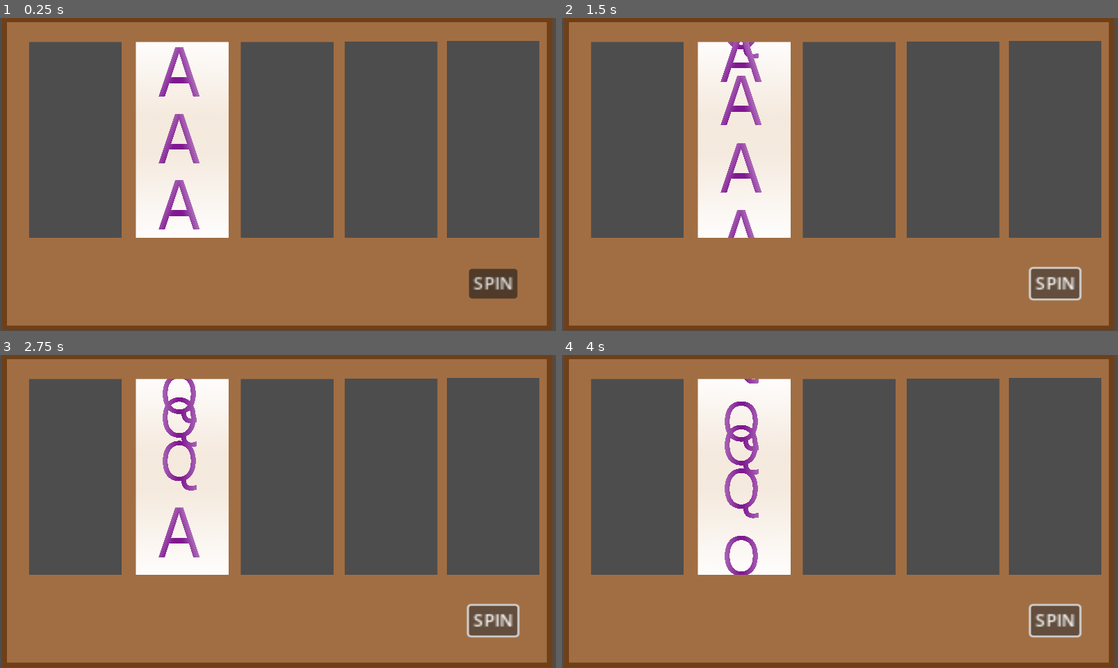
Above: before the commit, frames 1-4 (two rows, left to right).
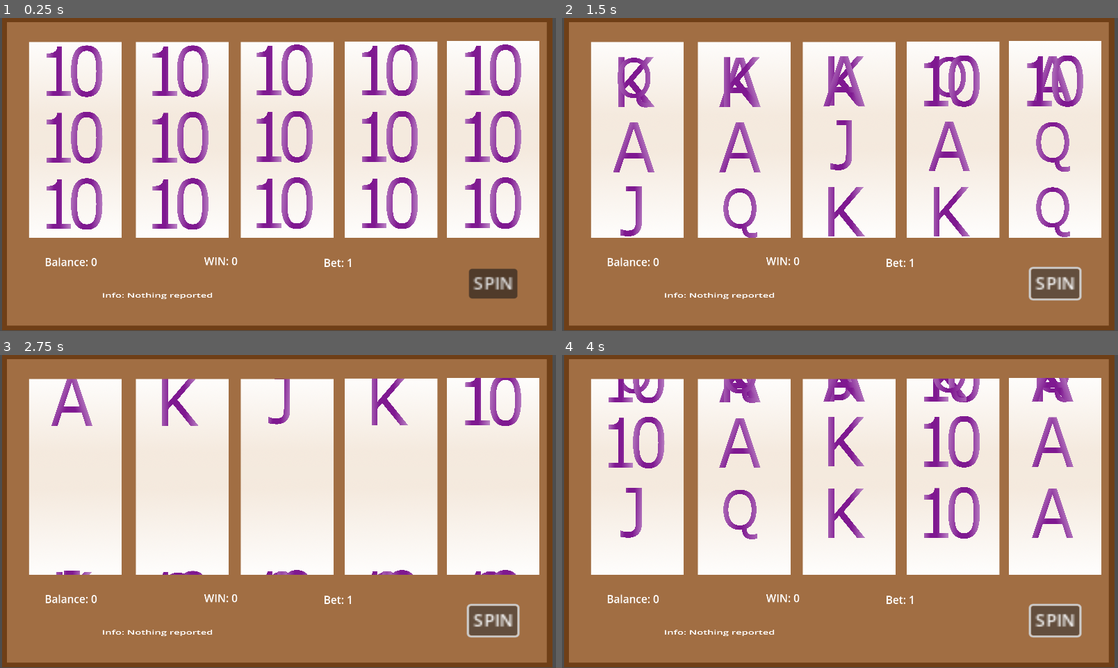
Above: after the commit, the same moments.

Repository: T33py/MonteCarlo
Game: Godot game, scene res://SlotMachineThings/SlotMachine.tscn
Two runs of this game, one before a commit and one after it. Both use one fixed random seed, a clock stepped at 60 frames per second and the inputs below.
Inputs:
- Up to frame 1 (0.25 s): no input
- Up to frame 2 (1.5 s): click "SPIN" at 0.5 s; click "SPIN" at 1.25 s
- Up to frame 3 (2.75 s): click "SPIN" at 2 s
- Up to frame 4 (4 s): no input

The runs differ from the first frame. In frame 1, 45% of the frame differs, in the area x 5-97%, y 7-90%; in frame 2, 45%; in frame 3, 44%; in frame 4, 44%.

Commit message:
It spins correctly, and it has part of its text

Diff:
--- a/BeatingTheHouse/SlotMachineThings/SlotMachine.gd
+++ b/BeatingTheHouse/SlotMachineThings/SlotMachine.gd
@@ -3,9 +3,16 @@
 var wheels = []
 var positions = []
 
+var playing = false
+var games_played = 0
+
 # Called when the node enters the scene tree for the first time.
 func _ready():
 	wheels.append(get_node("Wheel1"))
+	wheels.append(get_node("Wheel2"))
+	wheels.append(get_node("Wheel3"))
+	wheels.append(get_node("Wheel4"))
+	wheels.append(get_node("Wheel5"))
 #	tiles.append(get_node("Tile1"))
 #	tiles.append(get_node("Tile2"))
 #	tiles.append(get_node("Tile3"))
@@ -15,12 +22,40 @@
 	pass # Replace with function body.
 
 func play():
-#	print("Play")
+	games_played += 1
+	print("Game" + str(games_played))
 	for w in wheels:
 		w.spin()
+
+	playing = true
 	pass
 
 
 # Called every frame. 'delta' is the elapsed time since the previous frame.
 func _process(delta):
+
+	if playing:
+		var finished = true
+		for wheel in wheels:
+			if wheel.spinning:
+				finished = false
+
+		if finished:
+			playing = false
+			var state = []
+			for wheel in wheels:
+				state.append(wheel.get_result())
+			display_win(determine_win(state))
+
 	pass
+
+func determine_win(endstate):
+	print(endstate)
+	if endstate[0][1] == endstate[1][1]:
+		return 1
+
+	return 0
+
+func display_win(value):
+	get_node("WinDisplayText").set_text("WON: " + str(value))
+	pass
--- a/BeatingTheHouse/SlotMachineThings/SlotMachine.tscn
+++ b/BeatingTheHouse/SlotMachineThings/SlotMachine.tscn
@@ -1,11 +1,14 @@
-[gd_scene load_steps=10 format=3 uid="uid://ds80m7y6wjiei"]
-
-[ext_resource type="Texture2D" uid="uid://dem6su4ulpekt" path="res://SlotMachineThings/Ace.png" id="1_5wgof"]
+[gd_scene load_steps=14 format=3 uid="uid://b5hgw63uip2cg"]
+
 [ext_resource type="Texture2D" uid="uid://66oqs34wykp4" path="res://SlotMachineThings/SMBG.png" id="1_cyoxh"]
 [ext_resource type="Script" path="res://SlotMachineThings/Wheel.gd" id="1_pngbk"]
 [ext_resource type="Script" path="res://SlotMachineThings/SlotMachine.gd" id="1_qqvce"]
-[ext_resource type="Texture2D" uid="uid://cvqe6bl0n0t5i" path="res://SlotMachineThings/Qeen.png" id="2_m6lej"]
 [ext_resource type="Script" path="res://SlotMachineThings/Tile.gd" id="3_8h6d0"]
+[ext_resource type="Texture2D" uid="uid://dem6su4ulpekt" path="res://SlotMachineThings/Art/Ace.png" id="3_dipqw"]
+[ext_resource type="Texture2D" uid="uid://cn3qmvsok86n4" path="res://SlotMachineThings/Art/10.png" id="3_ksfaa"]
+[ext_resource type="Texture2D" uid="uid://cvqe6bl0n0t5i" path="res://SlotMachineThings/Art/Qeen.png" id="4_56u4c"]
+[ext_resource type="Texture2D" uid="uid://ckvfdjjurqujx" path="res://SlotMachineThings/Art/Jack.png" id="4_be2cg"]
+[ext_resource type="Texture2D" uid="uid://b7uaiq1wha2e2" path="res://SlotMachineThings/Art/King.png" id="6_lt8u1"]
 [ext_resource type="Script" path="res://SlotMachineThings/SpinButton.gd" id="7_yt4c8"]
 [ext_resource type="Texture2D" uid="uid://bd0o6krij426l" path="res://SlotMachineThings/Art/Tilebg.png" id="8_mang3"]
 
@@ -13,16 +16,28 @@
 animations = [{
 "frames": [{
 "duration": 1.0,
-"texture": ExtResource("1_5wgof")
+"texture": ExtResource("3_ksfaa")
 }, {
 "duration": 1.0,
-"texture": ExtResource("2_m6lej")
+"texture": ExtResource("4_be2cg")
+}, {
+"duration": 1.0,
+"texture": ExtResource("4_56u4c")
+}, {
+"duration": 1.0,
+"texture": ExtResource("6_lt8u1")
+}, {
+"duration": 1.0,
+"texture": ExtResource("3_dipqw")
 }],
 "loop": false,
 "name": &"default",
 "speed": 2.0
 }]
 
+[sub_resource type="LabelSettings" id="LabelSettings_2soyh"]
+font_size = 50
+
 [node name="SlotMachine" type="Node2D"]
 position = Vector2(260, 146)
 scale = Vector2(0.66, 0.66)
@@ -30,9 +45,15 @@
 
 [node name="Wheel1" type="Node2D" parent="."]
 z_index = -1
-position = Vector2(-9, -216)
-scale = Vector2(1.64819, 1.6528)
-script = ExtResource("1_pngbk")
+position = Vector2(-383.333, -218.182)
+scale = Vector2(1.64819, 1.6528)
+script = ExtResource("1_pngbk")
+
+[node name="Tilebg" type="Sprite2D" parent="Wheel1"]
+z_index = -2
+position = Vector2(153.465, 245.277)
+scale = Vector2(0.118741, 0.415918)
+texture = ExtResource("8_mang3")
 
 [node name="Tile0" type="AnimatedSprite2D" parent="Wheel1"]
 position = Vector2(154, -30)
@@ -59,6 +80,174 @@
 script = ExtResource("3_8h6d0")
 
 [node name="Tile4" type="AnimatedSprite2D" parent="Wheel1"]
+position = Vector2(154, 530)
+scale = Vector2(0.123344, 0.133776)
+sprite_frames = SubResource("SpriteFrames_aat5b")
+script = ExtResource("3_8h6d0")
+
+[node name="Wheel2" type="Node2D" parent="."]
+z_index = -1
+position = Vector2(-13.6364, -218.182)
+scale = Vector2(1.64819, 1.6528)
+script = ExtResource("1_pngbk")
+
+[node name="Tilebg" type="Sprite2D" parent="Wheel2"]
+z_index = -2
+position = Vector2(153.465, 245.277)
+scale = Vector2(0.118741, 0.415918)
+texture = ExtResource("8_mang3")
+
+[node name="Tile0" type="AnimatedSprite2D" parent="Wheel2"]
+position = Vector2(154, -30)
+scale = Vector2(0.123344, 0.133776)
+sprite_frames = SubResource("SpriteFrames_aat5b")
+script = ExtResource("3_8h6d0")
+
+[node name="Tile1" type="AnimatedSprite2D" parent="Wheel2"]
+position = Vector2(154, 110)
+scale = Vector2(0.123344, 0.133776)
+sprite_frames = SubResource("SpriteFrames_aat5b")
+script = ExtResource("3_8h6d0")
+
+[node name="Tile2" type="AnimatedSprite2D" parent="Wheel2"]
+position = Vector2(154, 250)
+scale = Vector2(0.123344, 0.133776)
+sprite_frames = SubResource("SpriteFrames_aat5b")
+script = ExtResource("3_8h6d0")
+
+[node name="Tile3" type="AnimatedSprite2D" parent="Wheel2"]
+position = Vector2(154, 390)
+scale = Vector2(0.123344, 0.133776)
+sprite_frames = SubResource("SpriteFrames_aat5b")
+script = ExtResource("3_8h6d0")
+
+[node name="Tile4" type="AnimatedSprite2D" parent="Wheel2"]
+position = Vector2(154, 530)
+scale = Vector2(0.123344, 0.133776)
+sprite_frames = SubResource("SpriteFrames_aat5b")
+script = ExtResource("3_8h6d0")
+
+[node name="Wheel3" type="Node2D" parent="."]
+z_index = -1
+position = Vector2(350, -221.212)
+scale = Vector2(1.64819, 1.6528)
+script = ExtResource("1_pngbk")
+
+[node name="Tilebg" type="Sprite2D" parent="Wheel3"]
+z_index = -2
+position = Vector2(153.465, 245.277)
+scale = Vector2(0.118741, 0.415918)
+texture = ExtResource("8_mang3")
+
+[node name="Tile0" type="AnimatedSprite2D" parent="Wheel3"]
+position = Vector2(154, -30)
+scale = Vector2(0.123344, 0.133776)
+sprite_frames = SubResource("SpriteFrames_aat5b")
+script = ExtResource("3_8h6d0")
+
+[node name="Tile1" type="AnimatedSprite2D" parent="Wheel3"]
+position = Vector2(154, 110)
+scale = Vector2(0.123344, 0.133776)
+sprite_frames = SubResource("SpriteFrames_aat5b")
+script = ExtResource("3_8h6d0")
+
+[node name="Tile2" type="AnimatedSprite2D" parent="Wheel3"]
+position = Vector2(154, 250)
+scale = Vector2(0.123344, 0.133776)
+sprite_frames = SubResource("SpriteFrames_aat5b")
+script = ExtResource("3_8h6d0")
+
+[node name="Tile3" type="AnimatedSprite2D" parent="Wheel3"]
+position = Vector2(154, 390)
+scale = Vector2(0.123344, 0.133776)
+sprite_frames = SubResource("SpriteFrames_aat5b")
+script = ExtResource("3_8h6d0")
+
+[node name="Tile4" type="AnimatedSprite2D" parent="Wheel3"]
+position = Vector2(154, 530)
+scale = Vector2(0.123344, 0.133776)
+sprite_frames = SubResource("SpriteFrames_aat5b")
+script = ExtResource("3_8h6d0")
+
+[node name="Wheel4" type="Node2D" parent="."]
+z_index = -1
+position = Vector2(716.667, -221.212)
+scale = Vector2(1.64819, 1.6528)
+script = ExtResource("1_pngbk")
+
+[node name="Tilebg" type="Sprite2D" parent="Wheel4"]
+z_index = -2
+position = Vector2(153.465, 245.277)
+scale = Vector2(0.118741, 0.415918)
+texture = ExtResource("8_mang3")
+
+[node name="Tile0" type="AnimatedSprite2D" parent="Wheel4"]
+position = Vector2(154, -30)
+scale = Vector2(0.123344, 0.133776)
+sprite_frames = SubResource("SpriteFrames_aat5b")
+script = ExtResource("3_8h6d0")
+
+[node name="Tile1" type="AnimatedSprite2D" parent="Wheel4"]
+position = Vector2(154, 110)
+scale = Vector2(0.123344, 0.133776)
+sprite_frames = SubResource("SpriteFrames_aat5b")
+script = ExtResource("3_8h6d0")
+
+[node name="Tile2" type="AnimatedSprite2D" parent="Wheel4"]
+position = Vector2(154, 250)
+scale = Vector2(0.123344, 0.133776)
+sprite_frames = SubResource("SpriteFrames_aat5b")
+script = ExtResource("3_8h6d0")
+
+[node name="Tile3" type="AnimatedSprite2D" parent="Wheel4"]
+position = Vector2(154, 390)
+scale = Vector2(0.123344, 0.133776)
+sprite_frames = SubResource("SpriteFrames_aat5b")
+script = ExtResource("3_8h6d0")
+
+[node name="Tile4" type="AnimatedSprite2D" parent="Wheel4"]
+position = Vector2(154, 530)
+scale = Vector2(0.123344, 0.133776)
+sprite_frames = SubResource("SpriteFrames_aat5b")
+script = ExtResource("3_8h6d0")
+
+[node name="Wheel5" type="Node2D" parent="."]
+z_index = -1
+position = Vector2(1077.27, -221.212)
+scale = Vector2(1.64819, 1.6528)
+script = ExtResource("1_pngbk")
+
+[node name="Tilebg" type="Sprite2D" parent="Wheel5"]
+z_index = -2
+position = Vector2(153.465, 245.277)
+scale = Vector2(0.118741, 0.415918)
+texture = ExtResource("8_mang3")
+
+[node name="Tile0" type="AnimatedSprite2D" parent="Wheel5"]
+position = Vector2(154, -30)
+scale = Vector2(0.123344, 0.133776)
+sprite_frames = SubResource("SpriteFrames_aat5b")
+script = ExtResource("3_8h6d0")
+
+[node name="Tile1" type="AnimatedSprite2D" parent="Wheel5"]
+position = Vector2(154, 110)
+scale = Vector2(0.123344, 0.133776)
+sprite_frames = SubResource("SpriteFrames_aat5b")
+script = ExtResource("3_8h6d0")
+
+[node name="Tile2" type="AnimatedSprite2D" parent="Wheel5"]
+position = Vector2(154, 250)
+scale = Vector2(0.123344, 0.133776)
+sprite_frames = SubResource("SpriteFrames_aat5b")
+script = ExtResource("3_8h6d0")
+
+[node name="Tile3" type="AnimatedSprite2D" parent="Wheel5"]
+position = Vector2(154, 390)
+scale = Vector2(0.123344, 0.133776)
+sprite_frames = SubResource("SpriteFrames_aat5b")
+script = ExtResource("3_8h6d0")
+
+[node name="Tile4" type="AnimatedSprite2D" parent="Wheel5"]
 position = Vector2(154, 530)
 scale = Vector2(0.123344, 0.133776)
 sprite_frames = SubResource("SpriteFrames_aat5b")
@@ -79,8 +268,40 @@
 text = "SPIN"
 script = ExtResource("7_yt4c8")
 
-[node name="Tilebg" type="Sprite2D" parent="."]
-z_index = -2
-position = Vector2(243.939, 189.394)
-scale = Vector2(0.195707, 0.68743)
-texture = ExtResource("8_mang3")
+[node name="BalanceDisplayText" type="Label" parent="."]
+offset_left = -237.879
+offset_top = 600.0
+offset_right = 253.121
+offset_bottom = 740.0
+scale = Vector2(0.745218, 0.791866)
+text = "Balance: 0"
+label_settings = SubResource("LabelSettings_2soyh")
+
+[node name="WinDisplayText" type="Label" parent="."]
+offset_left = 318.182
+offset_top = 596.97
+offset_right = 632.182
+offset_bottom = 736.97
+scale = Vector2(0.745218, 0.791866)
+text = "WIN: 0"
+label_settings = SubResource("LabelSettings_2soyh")
+
+[node name="BetDisplayText" type="Label" parent="."]
+offset_left = 734.849
+offset_top = 603.03
+offset_right = 1225.85
+offset_bottom = 743.03
+scale = Vector2(0.745218, 0.791866)
+text = "Bet: 1"
+label_settings = SubResource("LabelSettings_2soyh")
+
+[node name="InfoDisplayText" type="Label" parent="."]
+offset_left = -37.8788
+offset_top = 728.788
+offset_right = 1046.12
+offset_bottom = 1008.79
+scale = Vector2(0.712232, 0.448565)
+text = "Info: Nothing reported
+
+"
+label_settings = SubResource("LabelSettings_2soyh")
--- a/BeatingTheHouse/SlotMachineThings/Tile.gd
+++ b/BeatingTheHouse/SlotMachineThings/Tile.gd
@@ -12,13 +12,16 @@
 var stop = false
 var current_position = 0
 var next_position = 0
-var speed = 500
+var speed = 750
 var wait_to_move = 0
 
-var symbols = ["A", "Q"]
+var symbols = ["10", "J", "Q", "K", "A"]
 var frames = {
-	"A": 0,
-	"Q": 1,
+	"10": 0,
+	"J": 1,
+	"Q": 2,
+	"K": 3,
+	"A": 4,
 }
 
 # Called when the node enters the scene tree for the first time.
@@ -35,6 +38,8 @@
 
 	if wait_to_move > 0:
 		wait_to_move -= delta
+		if wait_to_move <= 0:
+			moving = true
 #		print("{my_home} waiting {time}".format({"my_home": my_home, "time": wait_to_move}))
 	if moving:
 		move_towards_next_position(delta)
@@ -54,18 +59,17 @@
 		next_position = 0
 		position = positions[next_position]
 		current_position = 0
-#		moving = false
 		choose_random_symbol()
 		wait_to_move = positions[current_position].distance_to(positions[1]) / speed
-		pass
+		moving = false
 
 	# if we are anywhere else
 	else:
 		next_position = current_position + 1
 		moving = true
 #	print("Moved {my_home} {should_stop}".format({"my_home": my_home, "should_stop": stop}))
-	if my_home == 0:
-		print("{my_home} -> {next_position}".format({"my_home": my_home, "next_position": next_position}))
+#	if my_home == 0:
+#		print("{my_home} -> {next_position}".format({"my_home": my_home, "next_position": next_position}))
 	pass
 
 func move_towards_next_position(delta):
@@ -84,9 +88,12 @@
 		position = position.move_toward(positions[next_position], delta * speed)
 	# when we want to stop moving
 	else:
-		position = positions[next_position]
-		current_position = next_position
+		position = positions[my_home]
+		current_position = my_home
+		next_position = my_home
 		moving = false
+		stop = false
+		wait_to_move = 0
 
 	pass
 
@@ -97,7 +104,7 @@
 
 func stop_spinning():
 	stop = true
-	print("STOP {my_home} {should_stop}".format({"my_home": my_home, "should_stop": stop}))
+#	print("STOP {my_home} {should_stop}".format({"my_home": my_home, "should_stop": stop}))
 	pass
 
 func choose_random_symbol():
--- a/BeatingTheHouse/SlotMachineThings/Wheel.gd
+++ b/BeatingTheHouse/SlotMachineThings/Wheel.gd
@@ -6,6 +6,9 @@
 var spin_time = 0
 var max_spin_time = 2
 var spinning = false
+var stopping = false
+var frames_between_check_if_stopped = 10
+var frames_since_check_if_stopped = 10
 
 # Called when the node enters the scene tree for the first time.
 func _ready():
@@ -24,7 +27,6 @@
 		t.my_home = i
 		i += 1
 
-
 	pass # Replace with function body.
 
 
@@ -37,8 +39,26 @@
 		spin_time += delta
 		if spin_time > max_spin_time:
 			stop_spin()
+	if stopping:
+		if frames_since_check_if_stopped >= frames_between_check_if_stopped:
+			var stopped = true
+			for tile in tiles:
+				if tile.moving:
+					stopped = false
+					break
+			if stopped:
+				spinning = false
+				stopping = false
+		frames_since_check_if_stopped += 1
 	pass
 
+
+func get_result():
+	var outcome = []
+	for i in range(len(tiles)):
+		if i > 0 and i < len(tiles)-1:
+			outcome.append(tiles[i].currently_am)
+	return outcome
 
 func spin():
 	'''
@@ -60,5 +80,6 @@
 	for tile in tiles:
 		tile.stop_spinning()
 
-	spinning = false
+	stopping = true
+#	spinning = false
 	pass
Not shown, removed: BeatingTheHouse/SlotMachineThings/Ace.png.import
Binary file added: BeatingTheHouse/SlotMachineThings/Art/10.png
Not shown, added: BeatingTheHouse/SlotMachineThings/Art/10.png.import
Renamed: BeatingTheHouse/SlotMachineThings/Ace.png -> BeatingTheHouse/SlotMachineThings/Art/Ace.png
Not shown, added: BeatingTheHouse/SlotMachineThings/Art/Ace.png.import
Binary file added: BeatingTheHouse/SlotMachineThings/Art/Jack.png
Not shown, added: BeatingTheHouse/SlotMachineThings/Art/Jack.png.import
Binary file added: BeatingTheHouse/SlotMachineThings/Art/King.png
Not shown, added: BeatingTheHouse/SlotMachineThings/Art/King.png.import
Renamed: BeatingTheHouse/SlotMachineThings/Qeen.png -> BeatingTheHouse/SlotMachineThings/Art/Qeen.png
Not shown, added: BeatingTheHouse/SlotMachineThings/Art/Qeen.png.import
Not shown, removed: BeatingTheHouse/SlotMachineThings/Qeen.png.import
(and 1 more such lines)
